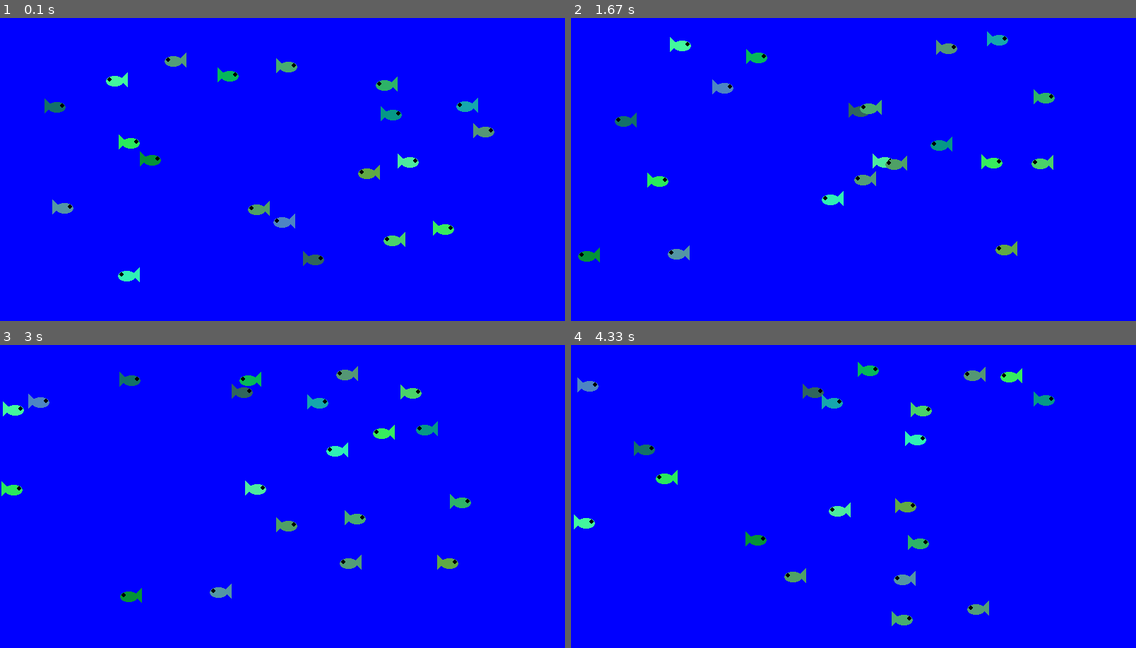
Above: before the commit, frames 1-4 (two rows, left to right).
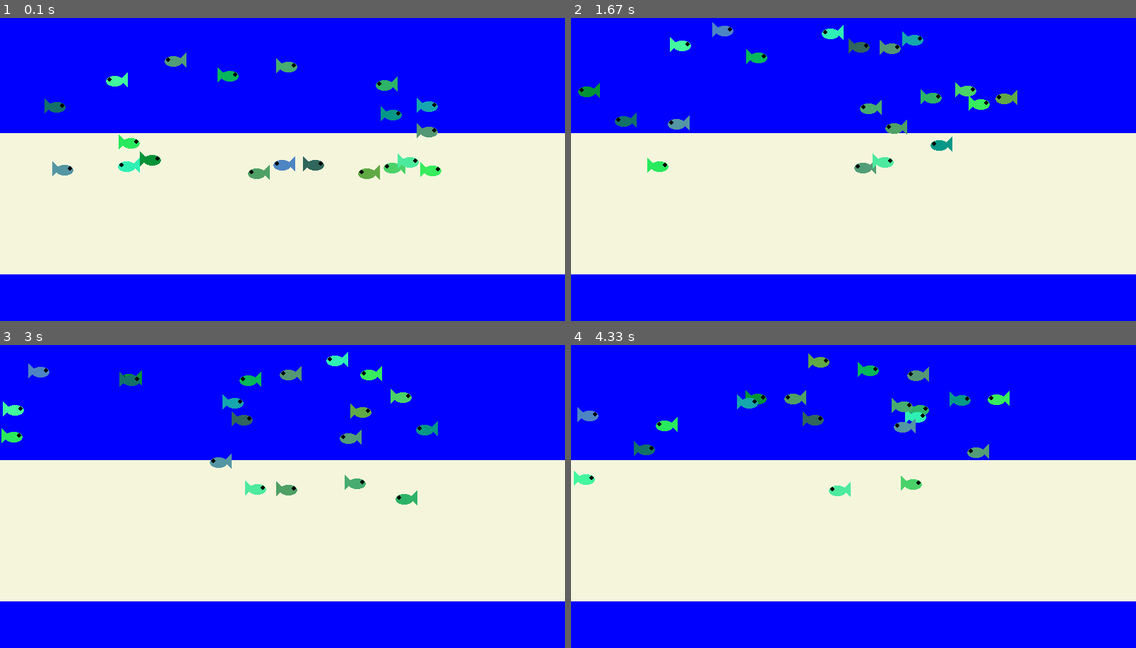
Above: after the commit, the same moments.

Repository: Lolmaster21/pygame
Game: pygame game, started from Fishing simulator.py
Same seed, same stepped clock (60 frames per second), same inputs: the game is played once before the commit and once after it.
Inputs:
- Up to frame 1 (0.1 s): no input
- Up to frame 2 (1.67 s): no input
- Up to frame 3 (3 s): no input
- Up to frame 4 (4.33 s): no input

The runs differ from the first frame. In frame 1, 47% of the frame differs, in the area x 0-100%, y 26-88%; in frame 2, 48%; in frame 3, 48%; in frame 4, 49%, in the area x 0-100%, y 2-93%.

Commit message:
Update Fishing simulator.py

Diff:
--- a/Fishing simulator.py
+++ b/Fishing simulator.py
@@ -10,7 +10,7 @@
 #variables---------------
 doExit = False
 
-class fish:
+class fish: #Fish variables
   def __init__(self):
     self.xpos = random.randrange(0,700)
     self.ypos = random.randrange(100,450)
@@ -23,7 +23,7 @@
     self.alive = True
     self.onHook = False
 
-  def draw(self):
+  def draw(self): #How to draw the fish
     if self.alive is True:
       if self.vx <= 0:
         pygame.draw.ellipse(screen, (self.red,self.green,self.blue), (self.xpos, self.ypos, 25, 15))
@@ -34,15 +34,15 @@
          pygame.draw.circle(screen, (0, 0, 0), (self.xpos + 5, self.ypos + 5), 3)
          pygame.draw.polygon(screen, (self.red,self.green,self.blue), ((self.xpos + 20, self.ypos + 5), (self.xpos + 30, self.ypos - 5), (self.xpos + 30, self.ypos + 15)))
 
-  def move(self):
-    if self.xpos > 680:
-      self.xpos = 680
+  def move(self):# Fish movements
+    if self.xpos > 600:
+      self.xpos = 600
       self.vx *= -1
     if self.xpos < 0:
       self.xpos = 0
       self.vx *= -1
-    if self.ypos > 500:
-      self.ypos = 500
+    if self.ypos > 300:
+      self.ypos = 300
       self.vy *= -1
     if self.ypos < 100:
       self.ypos = 100
@@ -89,6 +89,7 @@
     school[i].move()
   #render section---------------------------------
   screen.fill((0, 0, 255))
+  pygame.draw.rect(screen, (245,245,220), (0, 250, 800, 200))
 
   #frank.draw()
   #freddy.draw()
